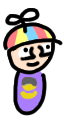
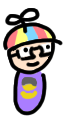
Revision of a layered 64 x 128 image; what changed, layer by layer:
painted on "Outline" over [8, 46, 39, 60]
painted on "Background" over [8, 46, 39, 60]
